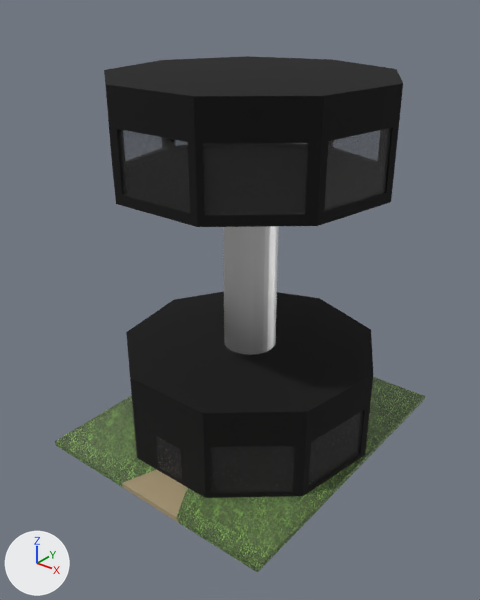
The glTF model Gangsta Wizards/Main/BUILDINGS/Assembly/A-3/Gym.glb as it was, and as the next commit left it.
One viewpoint serves both versions: a 50 mm camera at (21.2, -27.4, 25.1) aimed at (0.3, -1.3, 8.9). Lighting does not change. The marker at lower left points along +X, +Y and +Z. The first picture is the older version. Objects named as collision shapes, trigger or cutter boxes, shadow casters or lower levels of detail are left out. Where no turn or scale is listed for an object, it has been applied to the vertices.
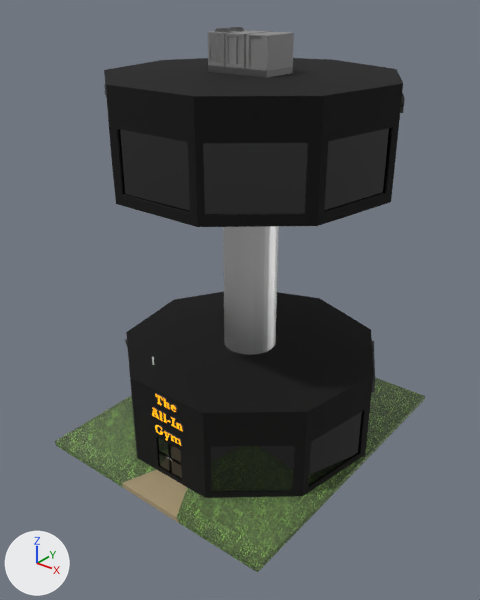
Patch to the scene script:
```diff
--- a/Gangsta Wizards/Main/BUILDINGS/Assembly/A-3/Gym.glb.py
+++ b/Gangsta Wizards/Main/BUILDINGS/Assembly/A-3/Gym.glb.py
@@ me_cube_009 @@
 me_cube_009.from_pydata(...)  # 72 vertices, 108 faces; spans x -0.554..0.48, y 0.06..1.503, z -0.152..0.152
-me_cube_009.materials.append(mat_glass)  # dark grey #525252
+me_cube_009.materials.append(mat_ref_glass)  # dark grey #525252
@@ me_cube_010 @@
 me_cube_010.from_pydata(...)  # 64 vertices, 96 faces; spans x -0.554..0.48, y 0.06..1.503, z -0.152..0.152
-me_cube_010.materials.append(mat_glass)  # dark grey #525252
+me_cube_010.materials.append(mat_ref_glass)  # dark grey #525252
@@ ob_door @@
 ob_door = bpy.data.objects.new('Door', me_cube_011)
-ob_door.parent = ob_1___phys
-ob_door.location = (2.138, -7.138, 3.443)
+ob_door.parent = ob_2___manual
+ob_door.location = (-0.0292, -7.083, 3.428)
 ob_door.rotation_euler = (0.0, -3.142, 0.0)  # degrees (0, -180, 0)
-ob_door.scale = (-6.0, -0.145, -7.0)
+ob_door.scale = (-3.0, -0.2, -7.0)
@@ ob_side_signs @@
+ob_side_signs = bpy.data.objects.new('Side Signs', me_text_002)  # 1588 vertices, 3056 faces; spans x -0.1..15.2, y -4.7..5.0, z -0.1..15.8; in mat_sign_light (orange #e79a00, glowing orange #ffa700), mat_sign_border (dark grey #494949)
+ob_side_signs.location = (-7.62, 0.87, 4.39)
@@ ob_gym_sign @@
+ob_gym_sign = bpy.data.objects.new('Gym Sign', me_text)  # 338 vertices, 636 faces; spans x -1.15..1.14, y 0.0..0.08, z -2.18..0.56; in mat_sign_light (orange #e79a00, glowing orange #ffa700), mat_sign_border (dark grey #494949)
+ob_gym_sign.location = (0.09, -7.24, 4.89)
@@ ob_rtu_hp @@
+ob_rtu_hp = bpy.data.objects.new('RTU HP', me_cube_001)  # 840 vertices, 1407 faces; spans x -1.98..1.68, y -0.64..1.59, z -1.55..0.44; in mat_light_metal___cabinet (grey #a9a9a9), mat_black (black #000000), mat_dark_metal (grey #838383), mat_black_plastic (black #020202)
+ob_rtu_hp.location = (-0.06, -0.34, 22.43)
```

Changed parts and their boxes [x1, y1, x2, y2] in the pictures (480 x 600 px):
'Cube.001', recoloured
    both: [121, 128, 391, 212]
'RTU HP', added
    after: [207, 27, 294, 78]
    faces in mat_light_metal___cabinet (grey #a9a9a9): [207, 30, 294, 71]
    faces in mat_dark_metal (grey #838383): [208, 27, 293, 78]
'Door', moved, rescaled
    before: [156, 436, 182, 480]
    after: [157, 437, 182, 480]
'Gym Sign', added
    after: [152, 393, 184, 446]
    faces in mat_sign_light (orange #e79a00, glowing orange #ffa700): [152, 394, 183, 446]
    faces in mat_sign_border (dark grey #494949): [152, 393, 184, 446]
'Side Signs', added (mostly hidden)
    after: [104, 84, 405, 393]
